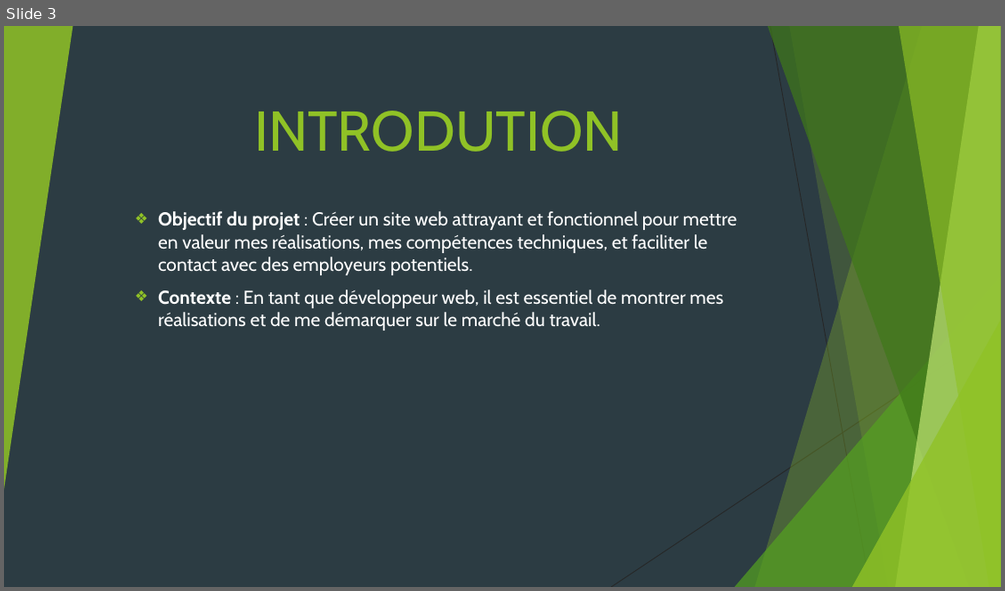
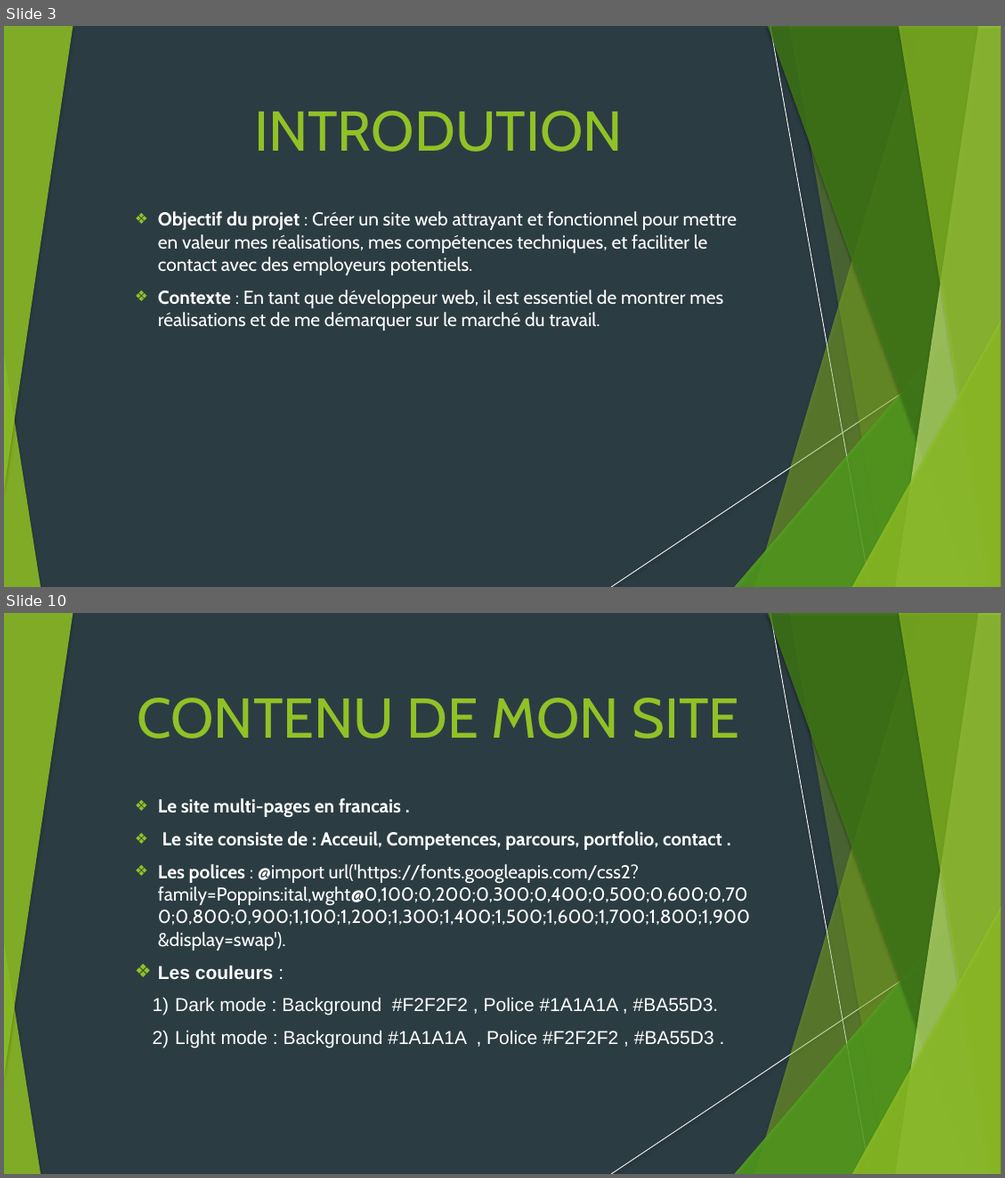
Before and after one commit to charifa93/Portfolio, a slide deck: documentation/Cahier de charges.pptm. Shown one above the other, each under a label of ours: slide 3 before the commit, slides 3 and 10 after it; the slides between them are not shown. The pictures are 1005x591 and 1005x1178 pixels, drawn with LibreOffice and Linux fonts; fonts in the diff are those of the drawing. Boxes give left, top, right and bottom in pixels: in the first picture for what was removed or moved away, otherwise in the second. Text is boxed around its words. In the diff, an @@ line names an element or a change of style, - is before the commit and + after.

```diff
--- a/documentation/Cahier de charges.pptm
+++ b/documentation/Cahier de charges.pptm
@@ slide 10 added at <box>4,613,1001,1174</box>, background #2C3C43; not listed: 18 template elements that a slide beside it also shows @@
@@ text added at <box>137,698,739,738</box>, 54 pt, text #90C226 @@
+CONTENU DE MON SITE
@@ text added at <box>158,798,750,1048</box>, 18 pt, text #FFFFFF @@
+❖ Le site multi-pages en francais .
+❖ Le site consiste de : Acceuil, Competences, parcours, portfolio, contact .
+❖ Les polices : @import url('https://fonts.googleapis.com/css2?family=Poppins:ital,wght@0,100;0,200;0,300;0,400;0,500;0,600;0,700;0,800;0,900;1,100;1,200;1,300;1,400;1,500;1,600;1,700;1,800;1,900&display=swap').
+❖ Les couleurs :
+  1) Dark mode : Background #F2F2F2 , Police #1A1A1A , #BA55D3.
+  2) Light mode : Background #1A1A1A , Police #F2F2F2 , #BA55D3 .
@@ slide 3 changed as well @@
@@ shadow on in 7 elements at <box>755,26,1001,587</box>, <box>735,275,1001,587</box>, <box>768,26,1001,587</box>, <box>896,26,1001,587</box>, <box>898,26,1001,587</box>, <box>852,320,1001,587</box>, <box>4,26,73,490</box> @@
@@ line (770, 26) - (870, 587): stroke #262626 0.75 pt to #FFFFFF 0.74 pt @@
@@ freeform shape at <box>789,26,1001,587</box>: shadow on; outline redrawn @@
@@ line (1001, 328) - (611, 587): stroke #262626 0.75 pt to #FFFFFF 0.74 pt @@
@@ group added at <box>735,26,1001,587</box>: 5 freeform shapes, 2 triangles @@
@@ triangle added at <box>4,354,40,587</box>, fill #90C226 at 85% opacity @@
```
Also in this commit, not shown: 2 other slides changed, 12 other slides added, 35 other files.
